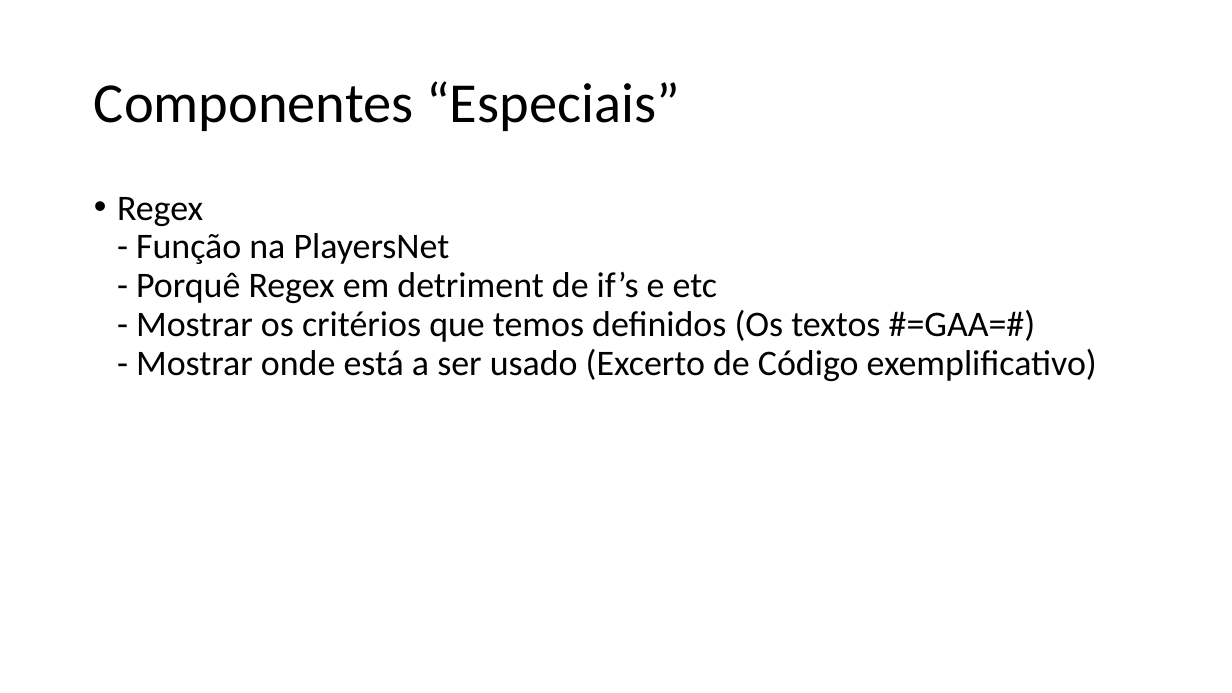
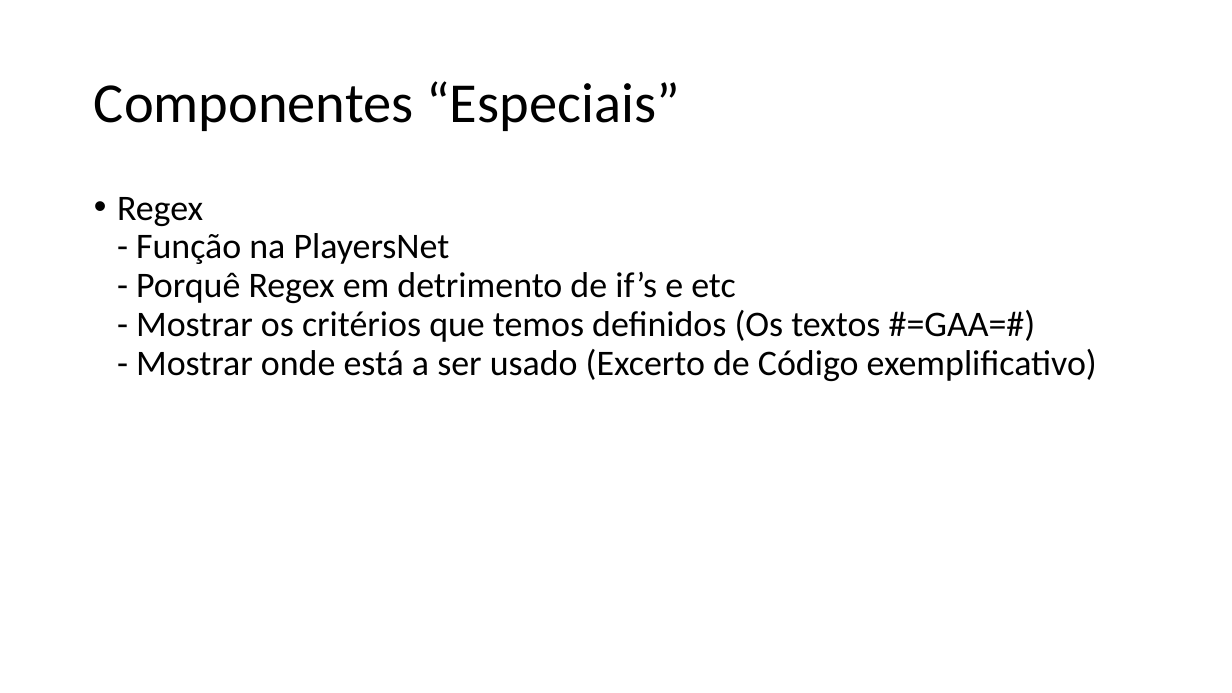
Before and after one commit to ArnaldoLucienTema/sports-connected, a slide deck: slide 14 of PS/Pres/PlayersNet Apresentação Final.pptx. Drawn at 1232x693 pixels with LibreOffice and Linux fonts; fonts in the diff are those of the drawing. Boxes give left, top, right and bottom in pixels: in the first picture for what was removed or moved away, otherwise in the second. Text is boxed around its words. In the diff, an @@ line names an element or a change of style, - is before the commit and + after.

```diff
--- a/PS/Pres/PlayersNet Apresentação Final.pptx
+++ b/PS/Pres/PlayersNet Apresentação Final.pptx
@@ text at bbox=[117, 197, 1097, 381]: text changed @@
-• Regex
-  - Função na PlayersNet
-  - Porquê Regex em detriment de if’s e etc
-  - Mostrar os critérios que temos definidos (Os textos #=GAA=#)
-  - Mostrar onde está a ser usado (Excerto de Código exemplificativo)
+• Regex
+  - Função na PlayersNet
+  - Porquê Regex em detrimento de if’s e etc
+  - Mostrar os critérios que temos definidos (Os textos #=GAA=#)
+  - Mostrar onde está a ser usado (Excerto de Código exemplificativo)
```
Also in this commit, not shown: 20 other files.
